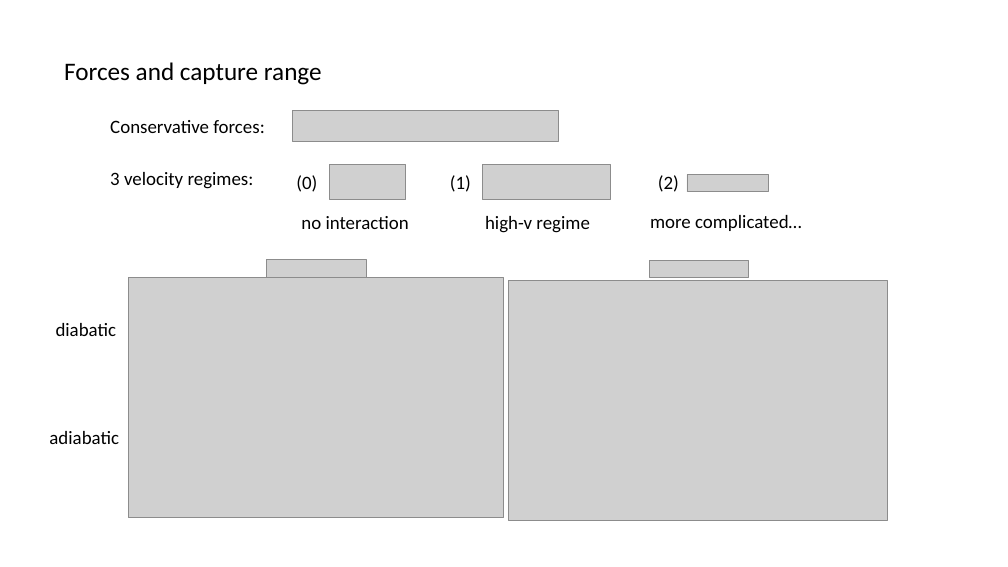
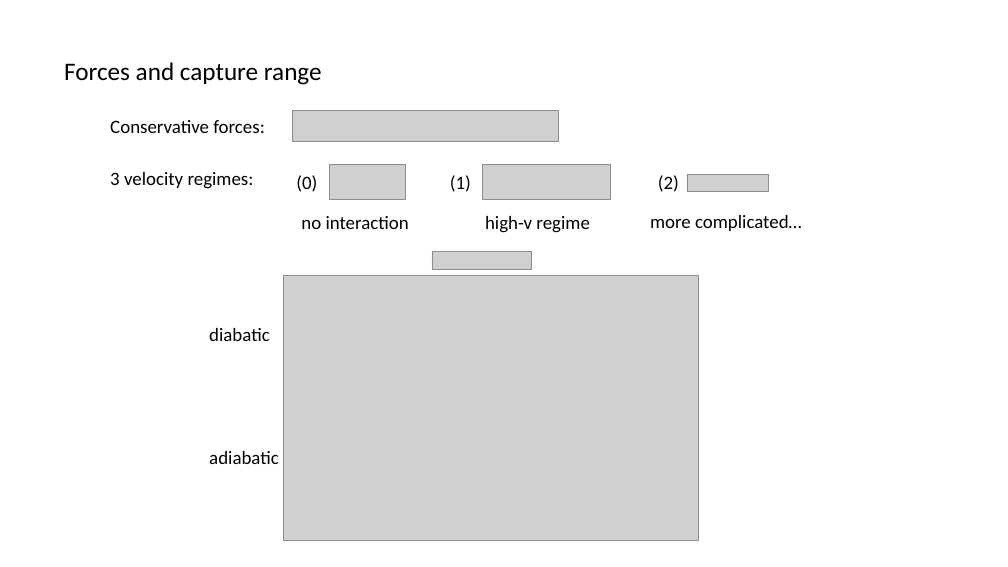
Before and after one commit to huanium/huanium, a slide deck: slide 18 of MIT PhD/ZGS/ZGS -Aug-26-2022/BUI-ZGS-Aug-26-2022.pptx (slide 6 before the commit). Drawn at 1008x567 pixels with LibreOffice and Linux fonts; fonts in the diff are those of the drawing; grey boxes stand for pictures. Boxes give left, top, right and bottom in pixels: in the first picture for what was removed or moved away, otherwise in the second. Text is boxed around its words. In the diff, an @@ line names an element or a change of style, - is before the commit and + after.

```diff
--- a/MIT PhD/ZGS/ZGS -Aug-26-2022/BUI-ZGS-Aug-26-2022.pptx
+++ b/MIT PhD/ZGS/ZGS -Aug-26-2022/BUI-ZGS-Aug-26-2022.pptx
@@ picture: place and size @@
-picture at [267,260,366,278]
+picture at [432,252,531,269]
@@ picture removed at [650,260,749,278] @@
@@ picture: place and size @@
-picture at [128,278,504,518]
+picture at [284,275,699,541]
@@ picture removed at [508,280,888,520] @@
@@ text "diabatic": place and size @@
-text "diabatic" at [56,323,117,336]
+text "diabatic" at [209,328,270,341]
@@ text "adiabatic": place and size @@
-text "adiabatic" at [49,431,119,444]
+text "adiabatic" at [209,451,279,464]
```
Also in this commit, not shown: 11 other slides changed, 17 slides added, 1 slide removed, 11 other files.
